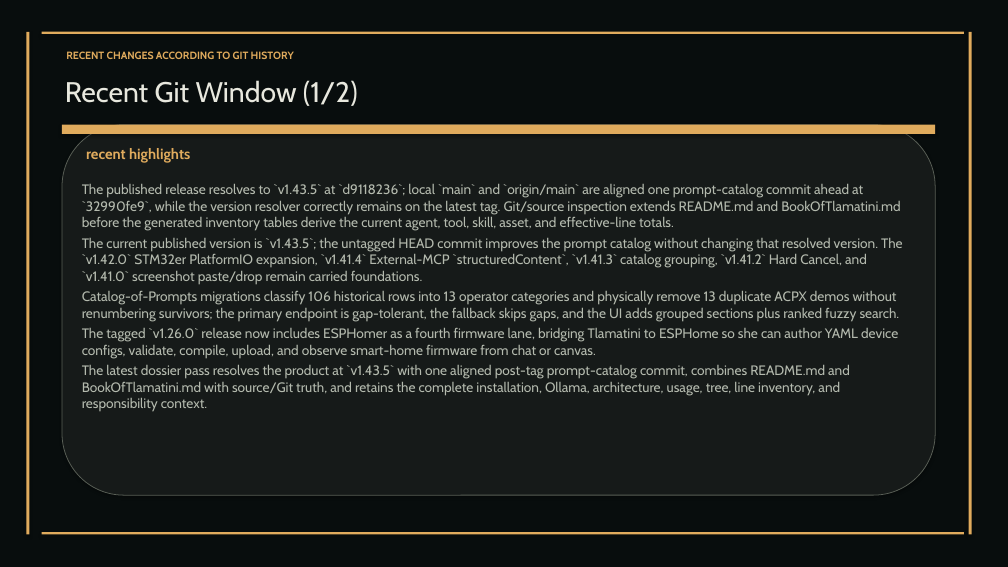
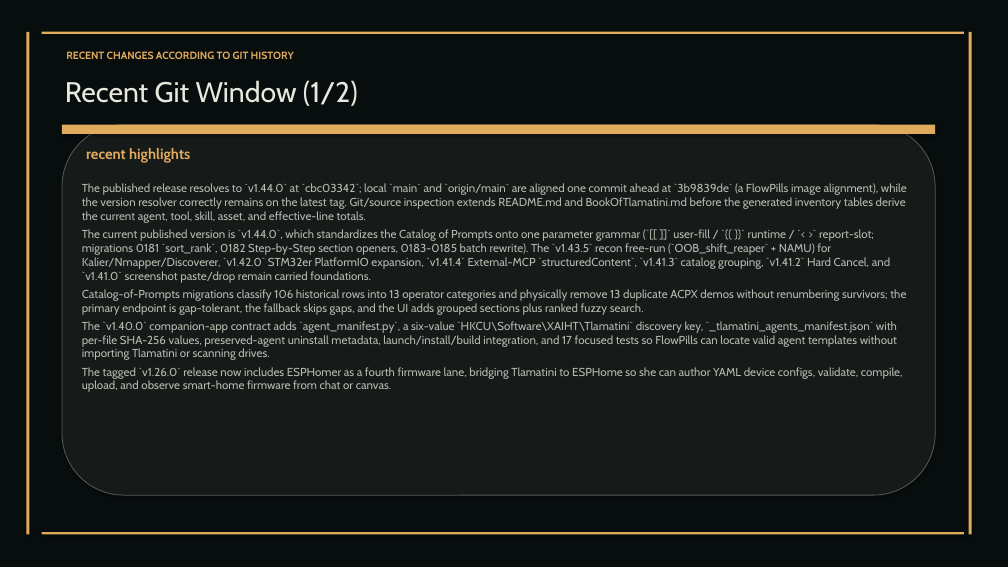
Before and after one commit to XAIHT/Tlamatini, a slide deck: slide 111 of Tlamatini_eXtended_Artificial_Intelligence_Humanly_Tempered.pptx (slide 112 before the commit). Drawn at 1008x567 pixels with LibreOffice and Linux fonts; fonts in the diff are those of the drawing. Boxes give left, top, right and bottom in pixels: in the first picture for what was removed or moved away, otherwise in the second. Text is boxed around its words. In the diff, an @@ line names an element or a change of style, - is before the commit and + after.

Commit message:
Updating and bumping to Tlamatini v1.44.0, by angelahack1

```diff
--- a/Tlamatini_eXtended_Artificial_Intelligence_Humanly_Tempered.pptx
+++ b/Tlamatini_eXtended_Artificial_Intelligence_Humanly_Tempered.pptx
@@ text at (x1=82, y1=183, x2=907, y2=283): text changed; size 13 to 11 pt @@
-The published release resolves to `v1.43.5` at `d9118236`; local `main` and `origin/main` are aligned one prompt-catalog commit ahead at `32990fe9`, while the version resolver correctly remains on the latest tag. Git/source inspection extends README.md and BookOfTlamatini.md before the generated inventory tables derive the current agent, tool, skill, asset, and effective-line totals.
-The current published version is `v1.43.5`; the untagged HEAD commit improves the prompt catalog without changing that resolved version. The `v1.42.0` STM32er PlatformIO expansion, `v1.41.4` External-MCP `structuredContent`, `v1.41.3` catalog grouping, `v1.41.2` Hard Cancel, and `v1.41.0` screenshot paste/drop remain carried foundations.
+The published release resolves to `v1.44.0` at `cbc03342`; local `main` and `origin/main` are aligned one commit ahead at `3b9839de` (a FlowPills image alignment), while the version resolver correctly remains on the latest tag. Git/source inspection extends README.md and BookOfTlamatini.md before the generated inventory tables derive the current agent, tool, skill, asset, and effective-line totals.
+The current published version is `v1.44.0`, which standardizes the Catalog of Prompts onto one parameter grammar (`[[ ]]` user-fill / `{{ }}` runtime / `< >` report-slot; migrations 0181 `sort_rank`, 0182 Step-by-Step section openers, 0183-0185 batch rewrite). The `v1.43.5` recon free-run (`OOB_shift_reaper` + NAMU) for Kalier/Nmapper/Discoverer, `v1.42.0` STM32er PlatformIO expansion, `v1.41.4` External-MCP `structuredContent`, `v1.41.3` catalog grouping, `v1.41.2` Hard Cancel, and `v1.41.0` screenshot paste/drop remain carried foundations.
@@ text at (x1=82, y1=289, x2=906, y2=392): size 13 to 11 pt in "Catalog-of-Prompts migrations classify 106 historical rows i ...", "The tagged `v1.26.0` release now includes ESPHomer ..." @@
@@ text at (x1=82, y1=321, x2=897, y2=360): paragraph added @@
+The `v1.40.0` companion-app contract adds `agent_manifest.py`, a six-value `HKCU\Software\XAIHT\Tlamatini` discovery key, `_tlamatini_agents_manifest.json` with per-file SHA-256 values, preserved-agent uninstall metadata, launch/install/build integration, and 17 focused tests so FlowPills can locate valid agent templates without importing Tlamatini or scanning drives.
@@ text at (x1=82, y1=365, x2=850, y2=412): paragraph removed @@
-The latest dossier pass resolves the product at `v1.43.5` with one aligned post-tag prompt-catalog commit, combines README.md and BookOfTlamatini.md with source/Git truth, and retains the complete installation, Ollama, architecture, usage, tree, line inventory, and responsibility context.
```
Also in this commit, not shown: 50 other slides changed, 1 slide added, 2 slides removed, 9 other files.
